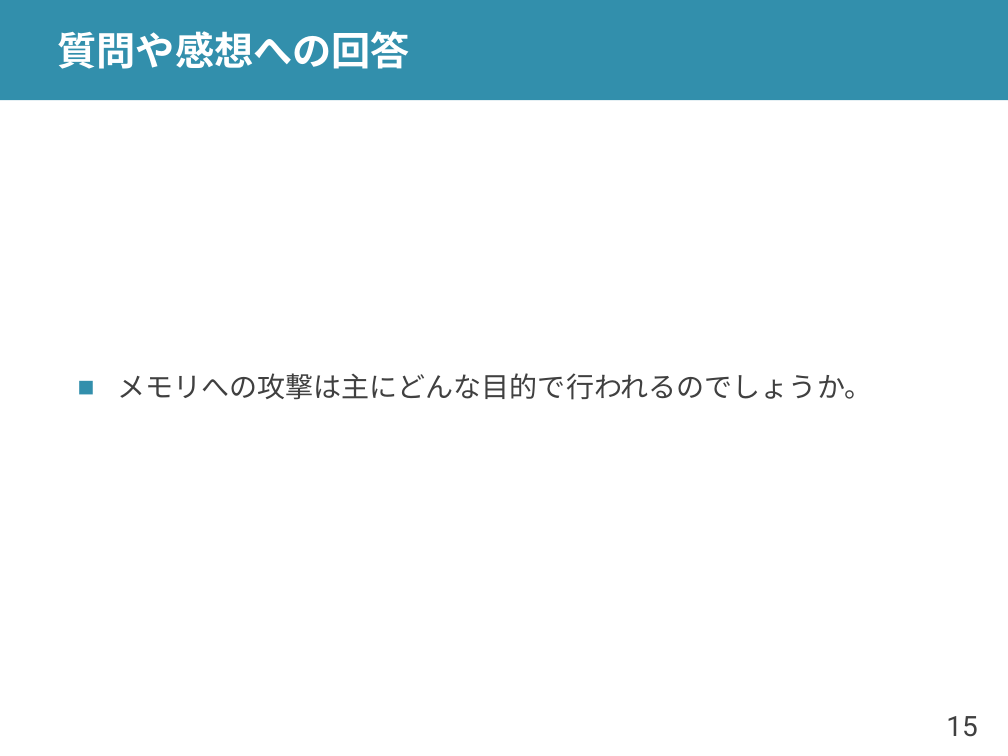
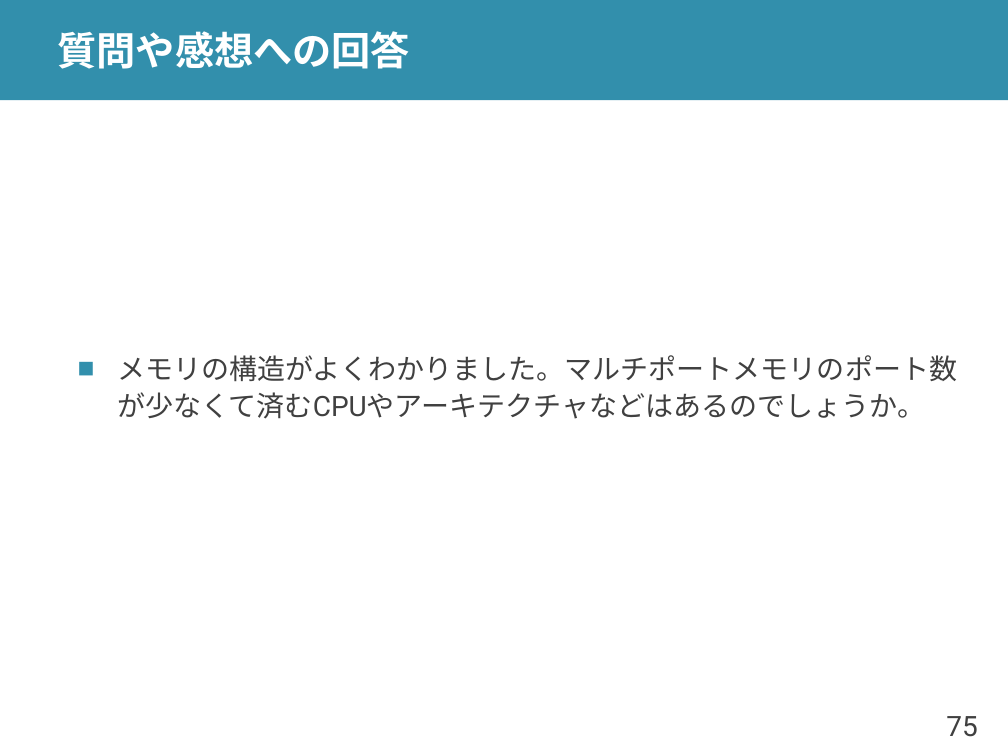
Before and after one commit to shioyadan/advanced-computer-organization, a slide deck: slide 75 of aco-shioya-08.pptx (slide 15 before the commit). Drawn at 1008x756 pixels with LibreOffice and Linux fonts; fonts in the diff are those of the drawing. Boxes give left, top, right and bottom in pixels: in the first picture for what was removed or moved away, otherwise in the second. Text is boxed around its words. In the diff, an @@ line names an element or a change of style, - is before the commit and + after.

```diff
--- a/aco-shioya-08.pptx
+++ b/aco-shioya-08.pptx
@@ text at (x1=117, y1=355, x2=957, y2=419): text changed @@
-■ メモリへの攻撃は主にどんな目的で行われるのでしょうか。
+■ メモリの構造がよくわかりました。マルチポートメモリのポート数が少なくて済むCPUやアーキテクチャなどはあるのでしょうか。
@@ page number at (x1=946, y1=716, x2=977, y2=737): text changed @@
-15
+75
```
Also in this commit, not shown: 10 other slides changed, 5 slides added, 10 slides removed, 1 other file.
